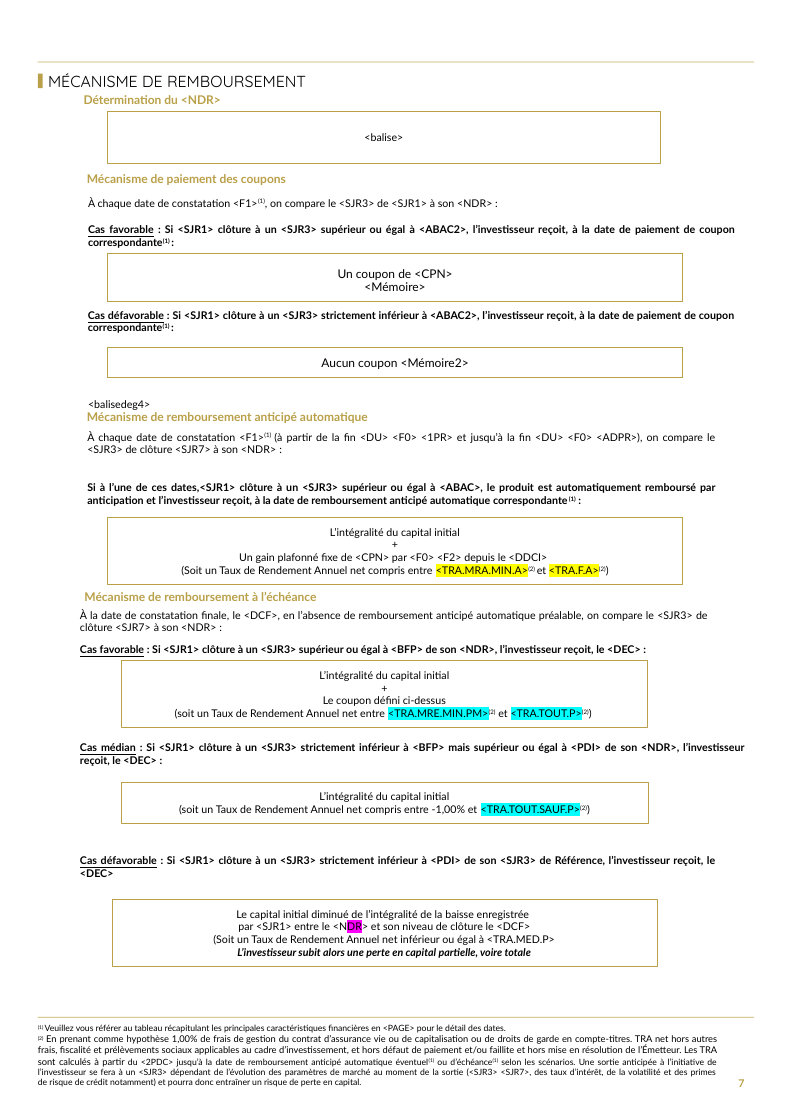
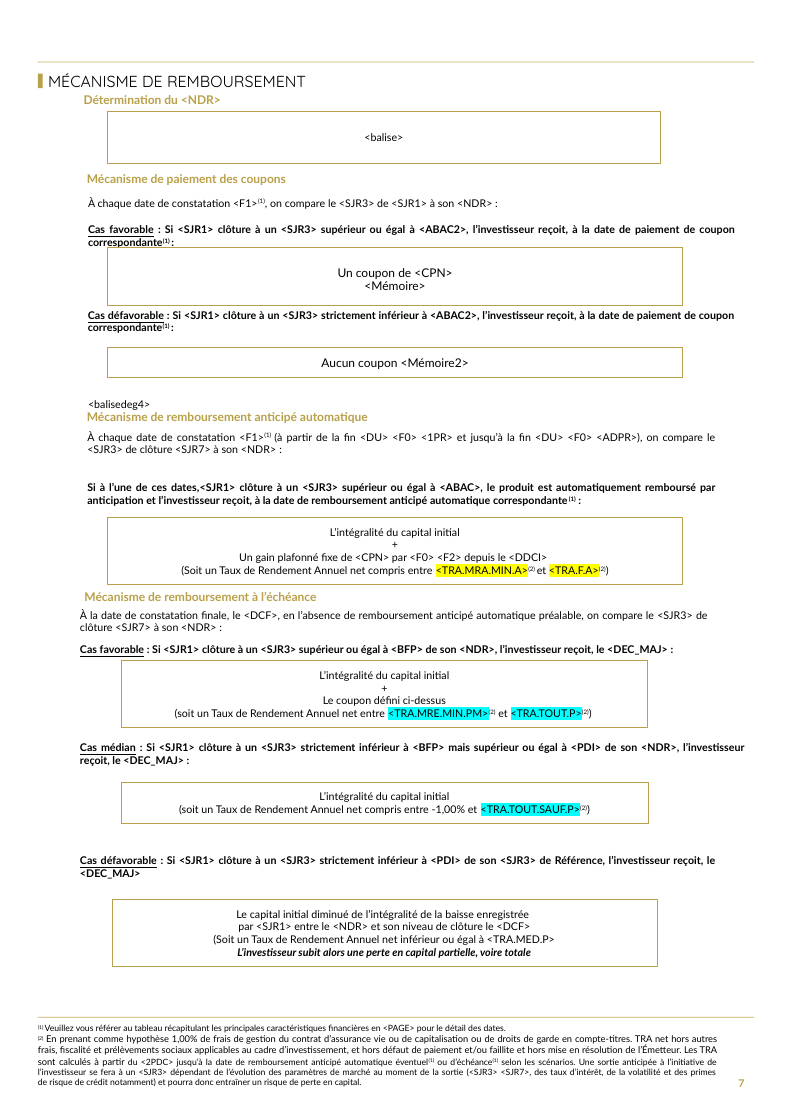
Before and after one commit to guillaumejacquin/equitim-project2, a slide deck: slide 7 of Templates/goldman sachs fci.pptx. Drawn at 792x1120 pixels with LibreOffice and Linux fonts; fonts in the diff are those of the drawing; background and template pictures are left out. Boxes give left, top, right and bottom in pixels: in the first picture for what was removed or moved away, otherwise in the second. Text is boxed around its words. In the diff, an @@ line names an element or a change of style, - is before the commit and + after.

```diff
--- a/Templates/goldman sachs fci.pptx
+++ b/Templates/goldman sachs fci.pptx
@@ rectangle "Un coupon de <CPN>" resized from (x1=108, y1=254, x2=683, y2=302) to (x1=108, y1=248, x2=683, y2=305) @@
@@ text at (x1=80, y1=645, x2=668, y2=655): text changed @@
-Cas favorable : Si <SJR1> clôture à un <SJR3> supérieur ou égal à <BFP> de son <NDR>, l’investisseur reçoit, le <DEC> :
+Cas favorable : Si <SJR1> clôture à un <SJR3> supérieur ou égal à <BFP> de son <NDR>, l’investisseur reçoit, le <DEC_MAJ> :
@@ text at (x1=80, y1=743, x2=744, y2=766): text changed @@
-Cas médian : Si <SJR1> clôture à un <SJR3> strictement inférieur à <BFP> mais supérieur ou égal à <PDI> de son <NDR>, l’investisseur reçoit, le <DEC> :
+Cas médian : Si <SJR1> clôture à un <SJR3> strictement inférieur à <BFP> mais supérieur ou égal à <PDI> de son <NDR>, l’investisseur reçoit, le <DEC_MAJ> :
@@ text at (x1=80, y1=856, x2=715, y2=879): text changed @@
-Cas défavorable : Si <SJR1> clôture à un <SJR3> strictement inférieur à <PDI> de son <SJR3> de Référence, l’investisseur reçoit, le <DEC>
+Cas défavorable : Si <SJR1> clôture à un <SJR3> strictement inférieur à <PDI> de son <SJR3> de Référence, l’investisseur reçoit, le <DEC_MAJ>
@@ text in rectangle at (x1=238, y1=922, x2=531, y2=932): highlight #FF00FF to none in "<NDR>" @@
```
Also in this commit, not shown: 4 other slides changed, 21 other files.
